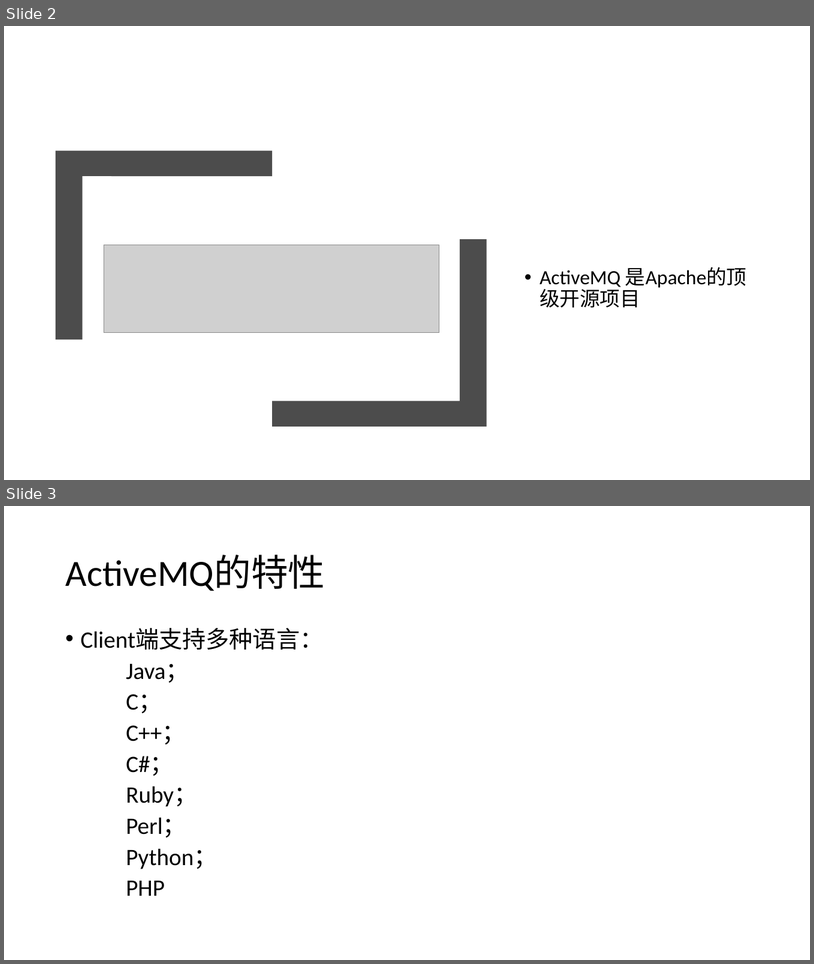
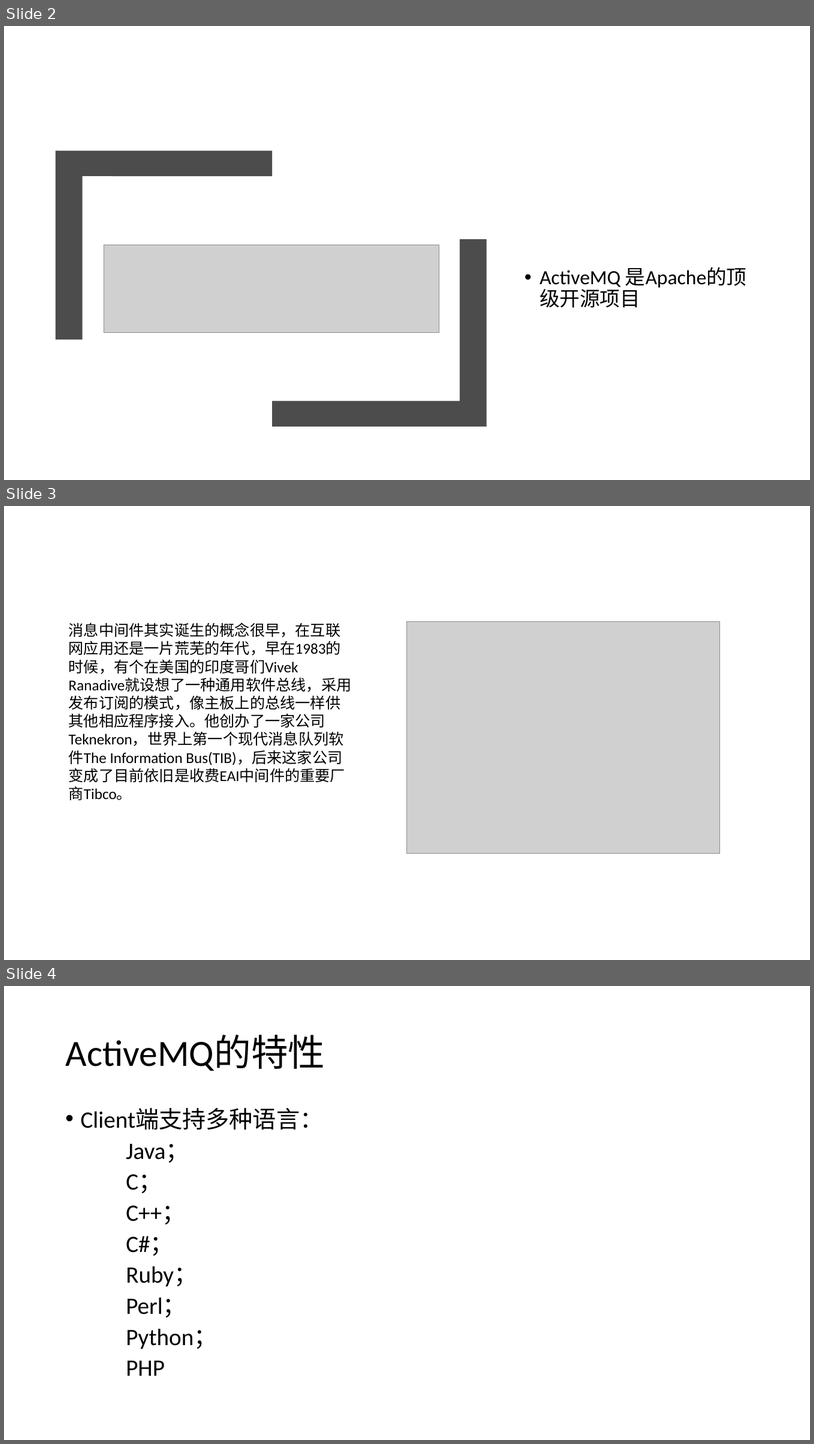
Before and after one commit to shiyi25928988/base-WEB, a slide deck: ActiveMQ.pptx. Shown one above the other, each under a label of ours: slides 2 and 3 before the commit, slides 2, 3 and 4 after it. The pictures are 814x964 and 814x1444 pixels, drawn with LibreOffice and Linux fonts; fonts in the diff are those of the drawing; grey boxes stand for pictures. Boxes give left, top, right and bottom in pixels: in the first picture for what was removed or moved away, otherwise in the second. Text is boxed around its words. In the diff, an @@ line names an element or a change of style, - is before the commit and + after.

```diff
--- a/ActiveMQ.pptx
+++ b/ActiveMQ.pptx
@@ slide 3 added at (4, 506, 810, 960), background #FFFFFF @@
@@ text added at (69, 622, 352, 800), 18 pt, text #000000 @@
+消息中间件其实诞生的概念很早，在互联网应用还是一片荒芜的年代，早在1983的时候，有个在美国的印度哥们Vivek Ranadive就设想了一种通用软件总线，采用发布订阅的模式，像主板上的总线一样供其他相应程序接入。他创办了一家公司Teknekron，世界上第一个现代消息队列软件The Information Bus(TIB)，后来这家公司变成了目前依旧是收费EAI中间件的重要厂商Tibco。
@@ picture added at (408, 622, 721, 853) @@
@@ what was slide 3 is now slide 4 @@
```
Also in this commit, not shown: 1 slide changed.
